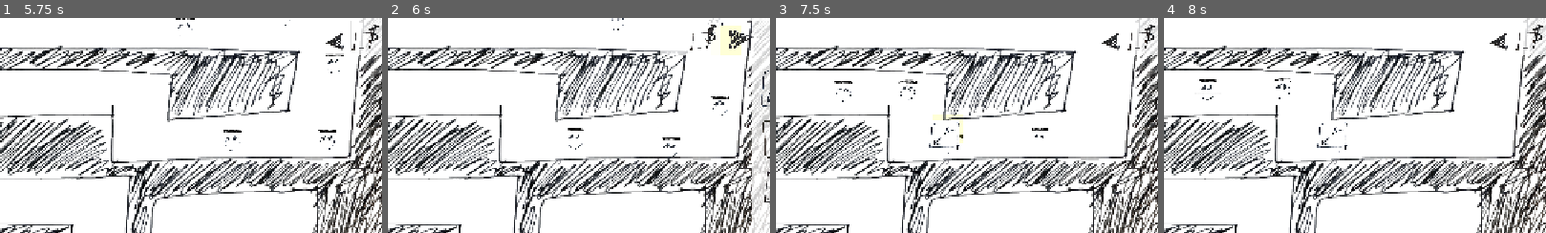
Above: before the commit, frames 1-4 (left to right).
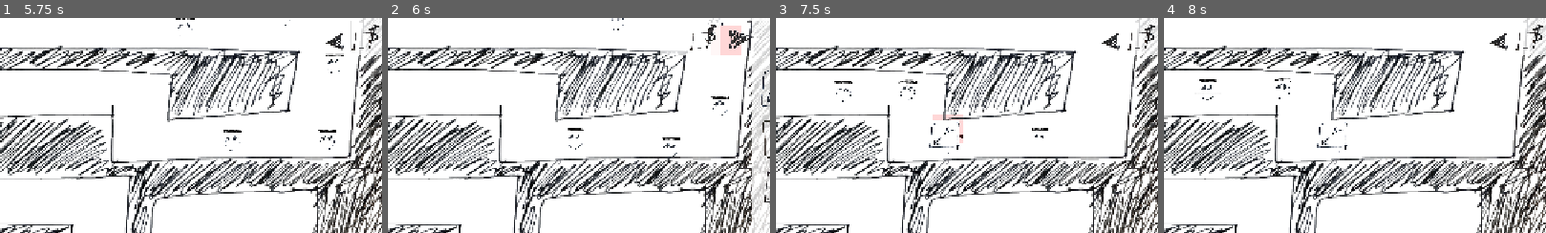
Above: after the commit, the same moments.

Repository: OzuYatamutsu/notebook-tower-defense
Game: Godot game, scene res://levels/level_switchback.tscn
Two runs of this game, one before a commit and one after it. Both use one fixed random seed, a clock stepped at 60 frames per second and the inputs below. This scene is started directly instead of the project's main scene.
Inputs (mouse positions are % of the whole screen's width and height, from its top left):
- Up to frame 1 (5.75 s): click (98, 22) at 0.5 s; click (94, 23) at 1.25 s; click (77, 23) at 2 s; click (98, 22) at 2.75 s; click (94, 23) at 3.5 s; click (83, 34) at 4.27 s; click (98, 22) at 5 s
- Up to frame 2 (6 s): click (94, 23) at 5.75 s
- Up to frame 3 (7.5 s): click (77, 23) at 6.5 s; move the mouse to (72, 45) at 7.27 s; click (72, 45) at 7.42 s
- Up to frame 4 (8 s): no input
The pictures show only the part of the screen within x 50-100%, y 18-68%; the shares and areas given below are measured in that part.

Frame 1 is identical in both runs. In frame 2, 0.6% of the frame differs, in the area x 87-93%, y 3-18%; in frame 3, 0.3%; in frame 4, nothing differs.
Error before the commit: Trying to assign value of type 'TextureRect' to a variable of type 'Sprite2D'. (res://components/tower_upgrade_panel.gd:6)

Commit message:
Start implementing upgrade logic on-click

Diff:
--- a/components/TowerPlacementShadow.tscn
+++ b/components/TowerPlacementShadow.tscn
@@ -7,7 +7,7 @@
 
 [node name="TowerPlacementShadow" type="Area2D" groups=["tower_placement_shadow"]]
 collision_layer = 0
-collision_mask = 65
+collision_mask = 3
 script = ExtResource("1_2xblr")
 
 [node name="ColorRectOK" type="ColorRect" parent="."]
--- a/components/game_state.gd
+++ b/components/game_state.gd
@@ -59,6 +59,7 @@
     TOWER_BUY_PANEL = get_tree().get_first_node_in_group(TOWER_BUY_PANEL_GROUP)
     TOWER_UPGRADE_PANEL = get_tree().get_first_node_in_group(TOWER_UPGRADE_PANEL_GROUP)
 
+    TOWER_UPGRADE_PANEL.disable()
     assert(PLAYER_LIVES_REMAINING > 0, "Lives left on level start should be > 0!")
     assert(get_tree().get_first_node_in_group(GameState.MOBS_GROUP), "Missing a mobs node!")
     assert(get_tree().get_first_node_in_group(GameState.TOWERS_GROUP), "Missing a towers node!")
--- a/components/tower_placement_shadow.gd
+++ b/components/tower_placement_shadow.gd
@@ -7,6 +7,8 @@
 
 @onready var OK_SHADOW = $ColorRectOK
 @onready var NG_SHADOW = $ColorRectNG
+
+var HoveringOverTower: Tower
 
 enum ShadowState {
     DISABLED,  # Don't show the shadow at all
@@ -45,7 +47,9 @@
         return
 
     if !is_ok and current_state == ShadowState.NG_OVERLAPPING:
-        print("Not spawning tower; overlapping another tower")
+        print("Overlapping another tower, opening upgrade panel!")
+        GameState.TOWER_UPGRADE_PANEL.set_current_tower(HoveringOverTower)
+        GameState.TOWER_UPGRADE_PANEL.enable()
         return
     elif !is_ok and current_state == ShadowState.NG_INSUFFICIENT_FUNDS:
         print("Not spawning tower; insufficient funds")
@@ -68,6 +72,11 @@
 
     new_tower.global_position = get_global_mouse_position()
     GameState.deduct_money(TOWER_TO_PLACE.VALUE)
+
+    # Force hovering over tower state
+    current_state = ShadowState.NG_OVERLAPPING
+    HoveringOverTower = new_tower
+    set_is_ok()
 
 func set_is_ok() -> void:
     if TOWER_TO_PLACE == null:
@@ -112,6 +121,7 @@
         return
     if tower_or_wall is Tower:
         current_state = ShadowState.NG_OVERLAPPING
+        HoveringOverTower = tower_or_wall
     elif tower_or_wall.is_in_group(GameState.WALLS_GROUP):
         current_state = reeval_current_state()
 
@@ -122,8 +132,12 @@
         current_state = ShadowState.NG_NOT_IN_WALLS_AREA
     else:
         current_state = reeval_current_state()
+    HoveringOverTower = null
 
 func reeval_current_state() -> ShadowState:
+    if HoveringOverTower != null:
+        return ShadowState.NG_OVERLAPPING
+
     return (
         ShadowState.OK
         if GameState.PLAYER_MONEY_REMAINING >= TOWER_TO_PLACE.VALUE
--- a/components/tower_upgrade_item.gd
+++ b/components/tower_upgrade_item.gd
@@ -21,6 +21,7 @@
     TowerPath = towerPath
 
     get_node("TowerSprite").texture = tower.get_node("Sprite").texture
+
     tower.queue_free()
     set_anchors_preset(Control.PRESET_FULL_RECT)
 
--- a/components/tower_upgrade_panel.gd
+++ b/components/tower_upgrade_panel.gd
@@ -1,9 +1,11 @@
 class_name TowerUpgradePanel
 extends Control
 
+const _upgradeItem = preload("res://components/TowerUpgradeItem.tscn")
+
 @export var SelectedTower: Tower
 
-@onready var CurrentTowerSprite: Sprite2D = $CurrentTowerSprite
+@onready var CurrentTowerSprite: TextureRect = $CurrentTowerSprite
 @onready var UpgradedComponent: Control = $UpgradedComponent
 @onready var ToUpgradeComponent: Control = $ToUpgradeComponent
 @onready var UpgradeItemList: VBoxContainer = $ToUpgradeComponent/UpgradeItemList
@@ -14,9 +16,46 @@
     for child in UpgradeItemList.get_children():
         UpgradeItemList.remove_child(child)
 
+func enable() -> void:
+    GameState.TOWER_BUY_PANEL.hide()
+    GameState.SELECTED_TOWER_METER.hide()
+    show()
+
+func disable() -> void:
+    GameState.SELECTED_TOWER_METER.show()
+    GameState.TOWER_BUY_PANEL.show()
+    hide()
+
+func clear_upgrades() -> void:
+    for child in UpgradeItemList.get_children():
+        UpgradeItemList.remove_child(child)
+
 func set_current_tower(tower: Tower):
     SelectedTower = tower
     CurrentTowerSprite.texture = SelectedTower.Sprite.texture
+    CurrentTowerIsUpgraded = SelectedTower.IsUpgraded
+    clear_upgrades()
+    for upgrade_tower in SelectedTower.UpgradesTo:
+        add_tower_upgrade_path_element(upgrade_tower)
+
+    if CurrentTowerIsUpgraded:
+        UpgradedComponent.show()
+        ToUpgradeComponent.hide()
+    else:
+        UpgradedComponent.hide()
+        ToUpgradeComponent.show()
+
+func add_tower_upgrade_path_element(tower: Tower) -> void:
+    if !tower.IsUpgraded:
+        print(
+            "Warning: attempted to add upgrade path to " +
+            "a non-upgraded tower, stubbing"
+        )
+        return
+
+    var _item = _upgradeItem.instantiate()
+    _item.setup(tower)
+    UpgradeItemList.add_child(_item)
 
 func _on_close_button_pressed() -> void:
-    hide()
+    disable()
--- a/towers/bullet_tower.gd
+++ b/towers/bullet_tower.gd
@@ -3,6 +3,7 @@
 
 func _init() -> void:
     VALUE = 100
+    IsUpgraded = false
     super._init()
 
 func _ready() -> void:
--- a/towers/laser_tower.gd
+++ b/towers/laser_tower.gd
@@ -5,6 +5,7 @@
 
 func _init() -> void:
     VALUE = 200
+    IsUpgraded = false
     super._init()
 
 func _ready() -> void:
--- a/towers/slow_tower.gd
+++ b/towers/slow_tower.gd
@@ -5,6 +5,7 @@
 
 func _init() -> void:
     VALUE = 200
+    IsUpgraded = false
     super._init()
 
 func _ready() -> void:
--- a/towers/tower.gd
+++ b/towers/tower.gd
@@ -15,6 +15,9 @@
 
 var TargetingQueue: Array[Mob]
 var _InitialFireImmediately: bool = false
+var IsUpgraded: bool
+var UpgradeEffects: Array[String]
+var UpgradesTo: Array[Tower]
 
 func _init():
     # Every time the timer expires, spawn and fire
